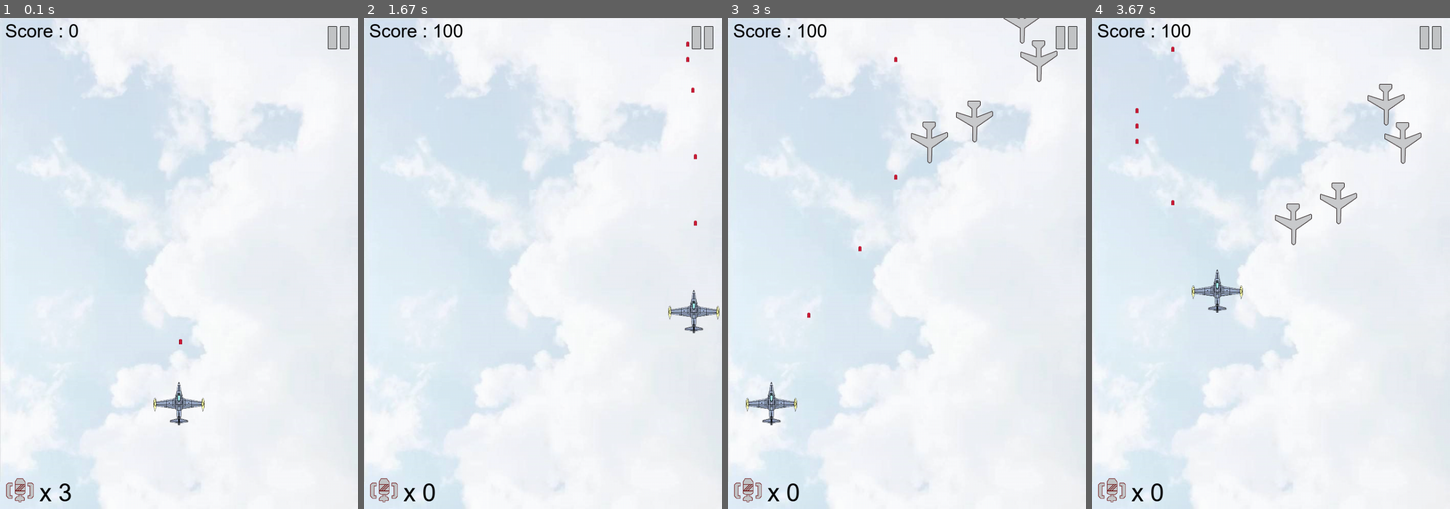
Above: before the commit, frames 1-4 (left to right).
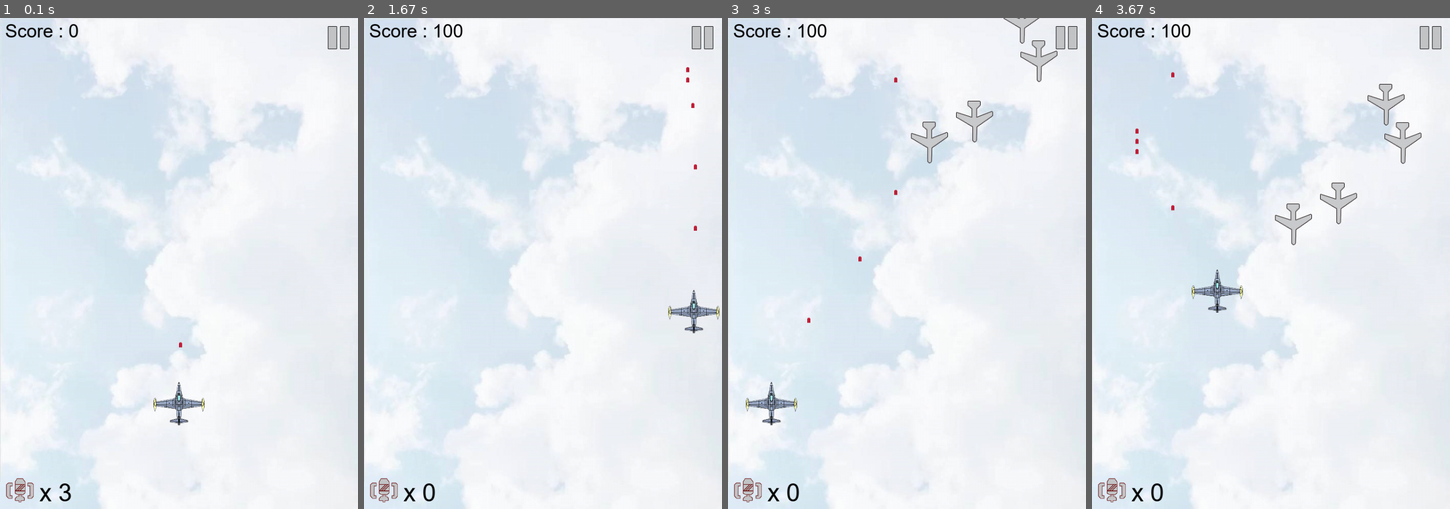
Above: after the commit, the same moments.

Repository: charlie-ccw/Pygame-project
Game: pygame game, started from main.py
The game is run twice, just before and just after one commit, with the same random seed, the same clock (stepped at 60 frames per second) and the same inputs.
Inputs:
- Up to frame 1 (0.1 s): no input
- Up to frame 2 (1.67 s): hold D 0.33-0.8 s; hold W 0.83-1.13 s; tap Space at 0.9, 1.23, 1.53 s; hold D 1.17-1.63 s
- Up to frame 3 (3 s): hold A 1.67-2.2 s; tap Space at 1.73, 2.03, 2.3, 2.63, 2.93 s; hold S 2.23-2.53 s; hold A 2.57-2.97 s
- Up to frame 4 (3.67 s): hold W 3-3.37 s; tap Space at 3.07, 3.47 s; hold D from 3.4 s (still down)

The runs differ from the first frame. In frame 1, less than 0.1% of the frame differs, in the area x 50-51%, y 65-68%; in frame 2, 0.1%, in the area x 89-94%, y 4-44%; in frame 3, less than 0.1%; in frame 4, less than 0.1%.

Commit message:
bullets
fix the problem of index

Diff:
--- a/bullet.py
+++ b/bullet.py
@@ -7,8 +7,8 @@
         self.image = pygame.image.load("images/18.png").convert_alpha()
         self.rect = self.image.get_rect()
         self.rect.left, self.rect.top = position
-        self.speed = 13
-        self.active = True
+        self.speed = 12
+        self.active = False
         self.mask = pygame.mask.from_surface(self.image)
 
     # here we difine the movement of the bullets
@@ -31,7 +31,7 @@
         self.rect = self.image.get_rect()
         self.rect.left, self.rect.top = position
         self.speed = 15
-        self.active = True
+        self.active = False
         self.mask = pygame.mask.from_surface(self.image)
 
     # here we difine the movement of the bullets
--- a/main.py
+++ b/main.py
@@ -335,7 +335,7 @@
                     bullets = bullet2
                     bullets[bullet2_index].reset((myplane1.rect.centerx - 23, myplane1.rect.centery))
                     bullets[bullet2_index+1].reset((myplane1.rect.centerx + 23, myplane1.rect.centery))
-                    bullet2_index = (bullet2_index + 1) % bullet2_number
+                    bullet2_index = (bullet2_index + 2) % bullet2_number
                 else:
                     bullets = bullet1
                     bullets[bullet1_index].reset(myplane1.rect.midtop)
